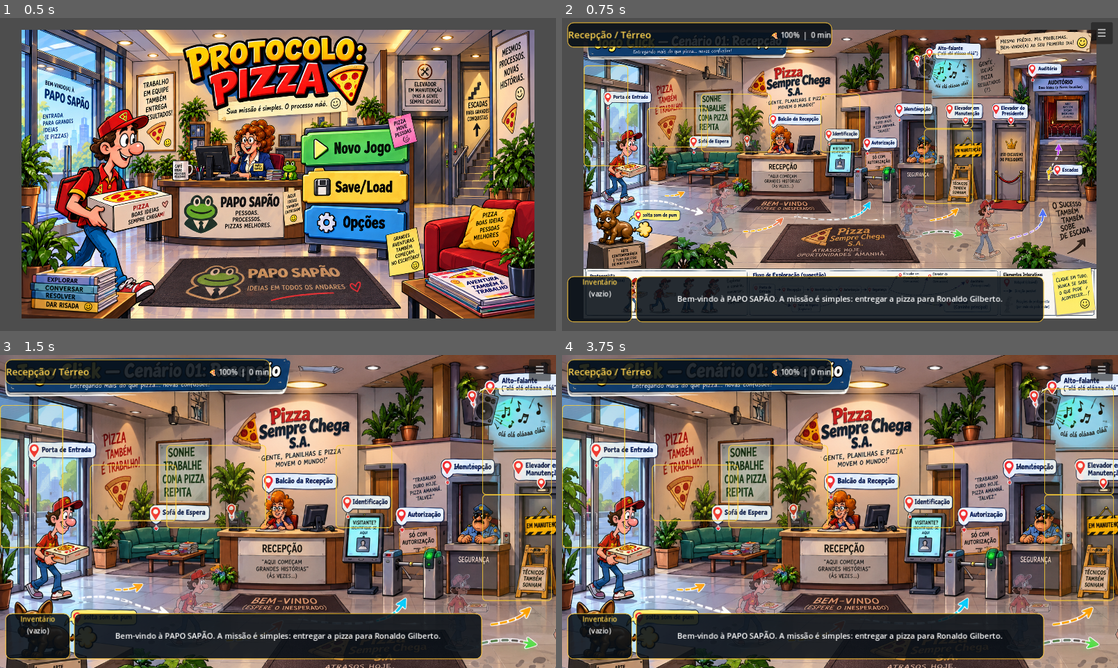
Above: before the commit, frames 1-4 (two rows, left to right).
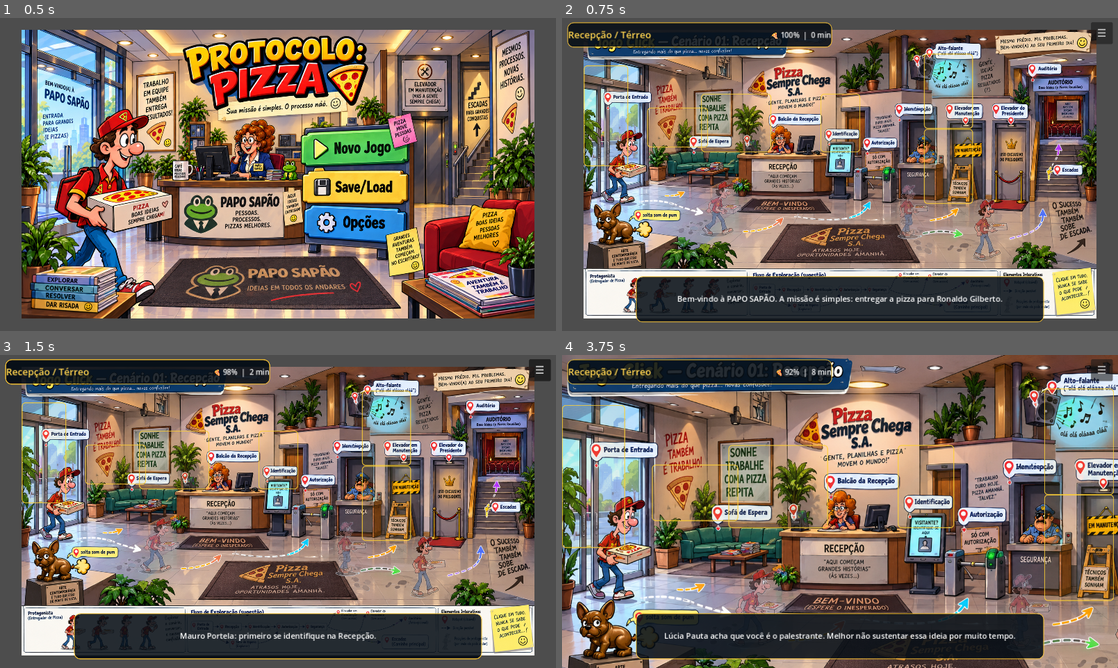
Above: after the commit, the same moments.

Repository: washincofer/protocolo-pizza
Game: Godot game, scene res://scenes/Main.tscn
Same seed, same stepped clock (60 frames per second), same inputs: the game is played once before the commit and once after it.
Inputs (mouse positions are in pixels of both pictures, inside the frame that each line leads up to; where the layout moved, square brackets give the same spot in the first picture):
- Up to frame 1 (0.5 s): no input
- Up to frame 2 (0.75 s): click (917, 146) [840, 118] at 0.5 s
- Up to frame 3 (1.5 s): click (272, 458) [216, 436] at 1.25 s
- Up to frame 4 (3.75 s): click (778, 436) at 2.02 s; click (778, 442) at 2.77 s; click (856, 417) at 3.52 s

Frame 1 is identical in both runs. In frame 2, 1.7% of the frame differs, in the area x 0-13%, y 82-98%; in frame 3, 81%, in the area x 0-100%, y 0-100%; in frame 4, 2.5%.
Error in both runs: Attempted to free a locked object (calling or emitting). (res://scripts/main.gd:21)

Commit message:
Ativa camada de polimento de UI e inventário

Diff:
--- a/godot/project.godot
+++ b/godot/project.godot
@@ -16,6 +16,7 @@
 SceneRouter="*res://scripts/scene_router.gd"
 GameFlow="*res://scripts/game_flow.gd"
 DebugTools="*res://scripts/debug_tools.gd"
+UIPolish="*res://scripts/ui_polish.gd"
 
 [display]
 window/size/viewport_width=1280
